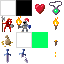
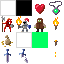
Comparing the layer stacks of the two 64px x 64px images. Changes:
added layer "Merchant" above "Amulet" over [left=34, top=18, right=46, bottom=32]
